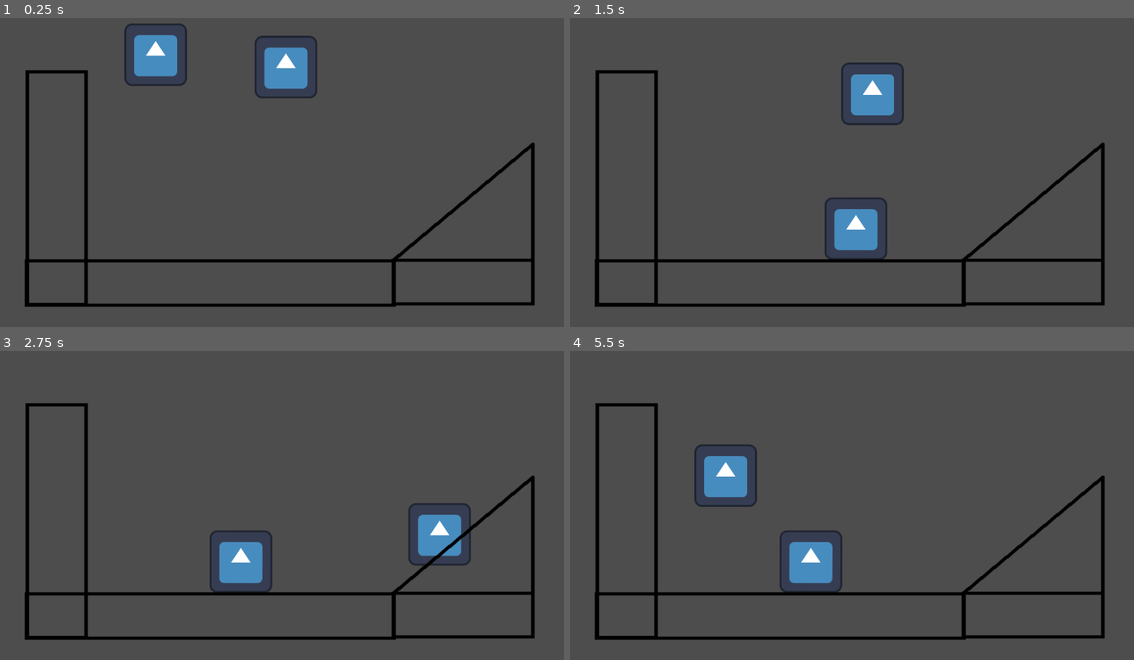
Above: before the commit, frames 1-4 (two rows, left to right).
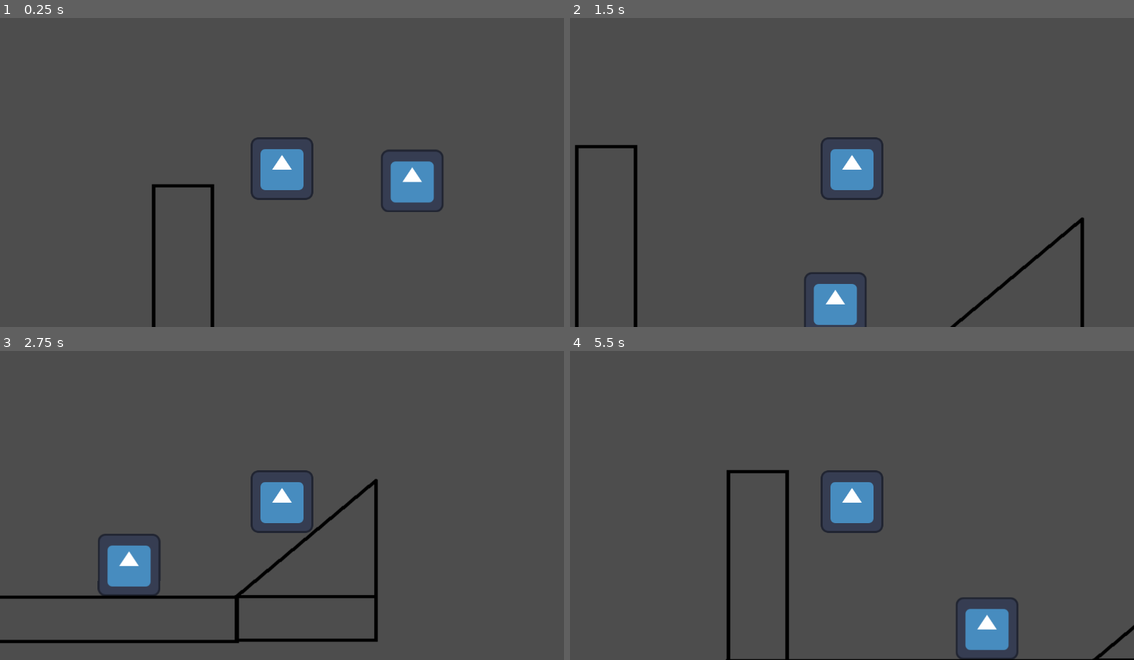
Above: after the commit, the same moments.

Repository: XiaobaibaiL/GameTest_1
Game: Godot game, scene res://Rigid_body/Rigid_body.tscn
Two runs of this game, one before a commit and one after it. Both use one fixed random seed, a clock stepped at 60 frames per second and the inputs below. This scene is started directly instead of the project's main scene. The engine's default icon, where the game draws it, is replaced by a stand-in: a white triangle on a blue panel in a dark square.
Inputs:
- Up to frame 1 (0.25 s): no input
- Up to frame 2 (1.5 s): hold Right (ui_right) 0.53-1.28 s; hold Down (ui_down) from 1.28 s (still down)
- Up to frame 3 (2.75 s): release Down (ui_down) at 2.03 s; hold Right (ui_right) from 2.03 s (still down)
- Up to frame 4 (5.5 s): release Right (ui_right) at 2.78 s; hold Up (ui_up) 2.78-3.53 s; hold Left (ui_left) 3.53-5.03 s; hold Down (ui_down) from 5.03 s (still down)

The runs differ from the first frame. In frame 1, 9.9% of the frame differs, in the area x 4-95%, y 1-100%; in frame 2, 10%; in frame 3, 11%, in the area x 0-95%, y 16-95%; in frame 4, 10%.

Commit message:
精灵旋转测试

Diff:
--- a/Rigid_body/Rigid_body.tscn
+++ b/Rigid_body/Rigid_body.tscn
@@ -32,6 +32,8 @@
 [node name="Sprite2D" type="Sprite2D" parent="CharacterBody2D"]
 texture = ExtResource("1_ojk72")
 
+[node name="Camera2D" type="Camera2D" parent="CharacterBody2D"]
+
 [node name="StaticBody2D" type="StaticBody2D" parent="."]
 
 [node name="CollisionPolygon2D" type="CollisionPolygon2D" parent="StaticBody2D"]
--- a/Rigid_body/character_body_2d.gd
+++ b/Rigid_body/character_body_2d.gd
@@ -1,27 +1,11 @@
 extends CharacterBody2D
 
-@export var speed = 400;
+@export var speed = 400
 
-var screen_size
+func get_input():
+	var input_direction = Input.get_vector("ui_left", "ui_right", "ui_up", "ui_down")
+	velocity = input_direction * speed
 
-func _ready():
-	screen_size = get_viewport_rect().size
-
-func _process(delta):
-	var velocity = Vector2.ZERO
-	if Input.is_action_pressed("ui_left"):
-		velocity.x -= 1
-	if Input.is_action_pressed("ui_right"):
-		velocity.x += 1
-	if Input.is_action_pressed("ui_up"):
-		velocity.y -= 1
-	if Input.is_action_pressed("ui_down"):
-		velocity.y += 1
-
-	if velocity.length() <= 0:
-		return
-
-	velocity = velocity.normalized() * speed
-	position += velocity * delta
-	position.x = clamp(position.x,0,screen_size.x)
-	position.y = clamp(position.y,0,screen_size.y)
+func _physics_process(delta):
+	get_input()
+	move_and_slide()
--- /dev/null
+++ b/Rotate/Rotate.tscn
@@ -0,0 +1,11 @@
+[gd_scene load_steps=3 format=3 uid="uid://wx12h2a7x3sd"]
+
+[ext_resource type="Texture2D" uid="uid://0ii0g4nqe5qr" path="res://icon.svg" id="1_vn7p2"]
+[ext_resource type="Script" uid="uid://ckjaf3kvy1vcf" path="res://Rotate/rotate.gd" id="2_ndur1"]
+
+[node name="Rotate" type="Node2D"]
+
+[node name="Sprite2D" type="Sprite2D" parent="."]
+position = Vector2(578, 255)
+texture = ExtResource("1_vn7p2")
+script = ExtResource("2_ndur1")
--- /dev/null
+++ b/Rotate/rotate.gd
@@ -0,0 +1,11 @@
+extends Sprite2D
+
+var speed = 400
+var angular_speed = PI
+
+func _process(delta: float) -> void:
+	rotation += angular_speed * delta
+
+	var velocity = Vector2.LEFT.rotated(rotation) * speed
+
+	position += velocity * delta
Not shown, added: Rotate/rotate.gd.uid
